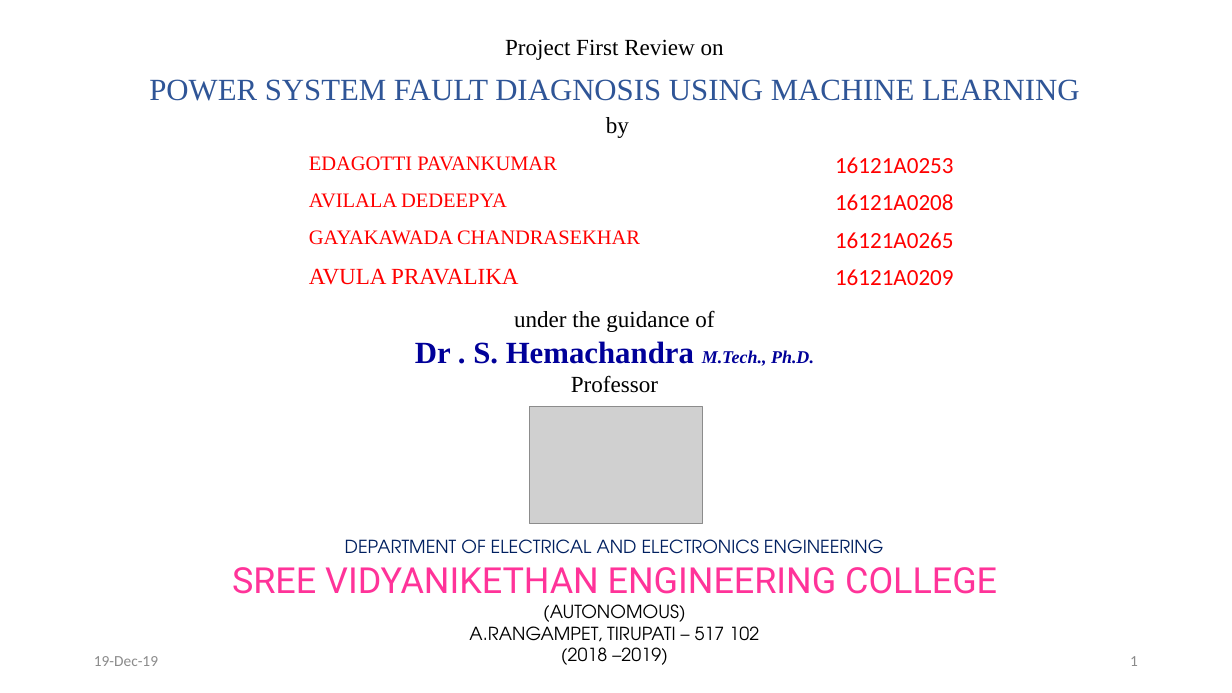
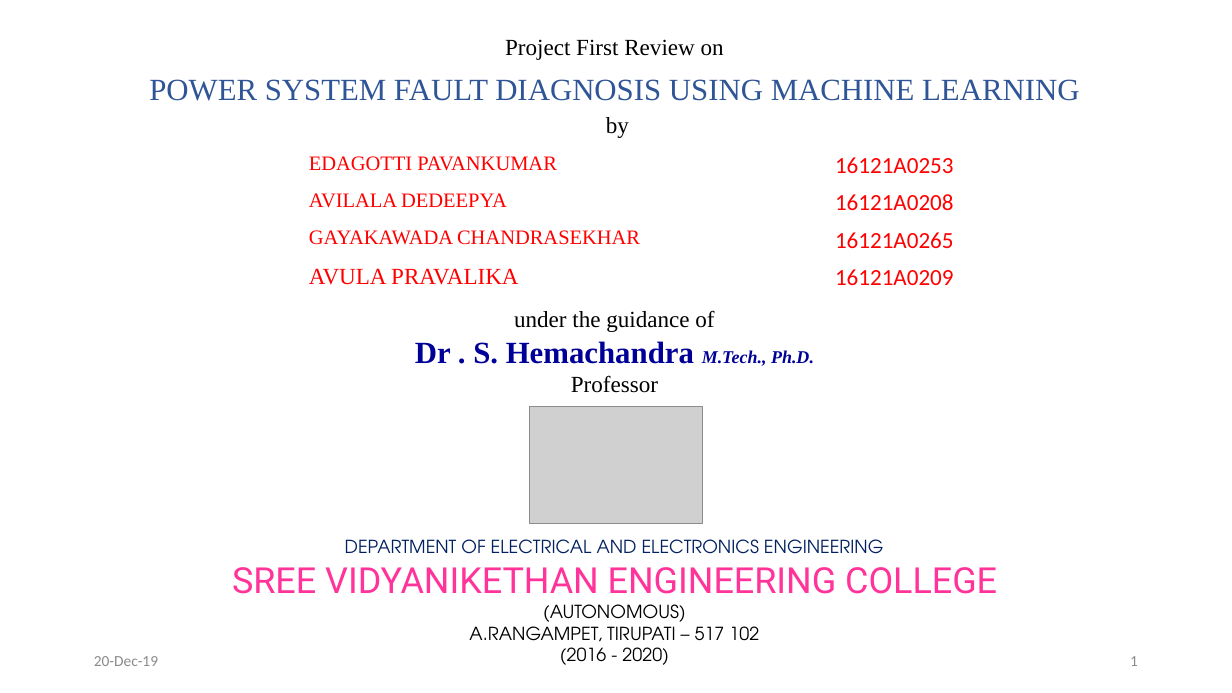
Before and after one commit to svec-final-year-project-eee/Project, a slide deck: slide 1 of First Review/First Oral Presentation.pptx. Drawn at 1232x693 pixels with LibreOffice and Linux fonts; fonts in the diff are those of the drawing; grey boxes stand for pictures. Boxes give left, top, right and bottom in pixels: in the first picture for what was removed or moved away, otherwise in the second. Text is boxed around its words. In the diff, an @@ line names an element or a change of style, - is before the commit and + after.

```diff
--- a/First Review/First Oral Presentation.pptx
+++ b/First Review/First Oral Presentation.pptx
@@ text at [94,656,158,666]: text changed @@
-19-Dec-19
+20-Dec-19
@@ text at [560,647,669,665]: text changed @@
-(2018 –2019)
+(2016 - 2020)
```
Also in this commit, not shown: 12 other slides changed, 2 other files.
